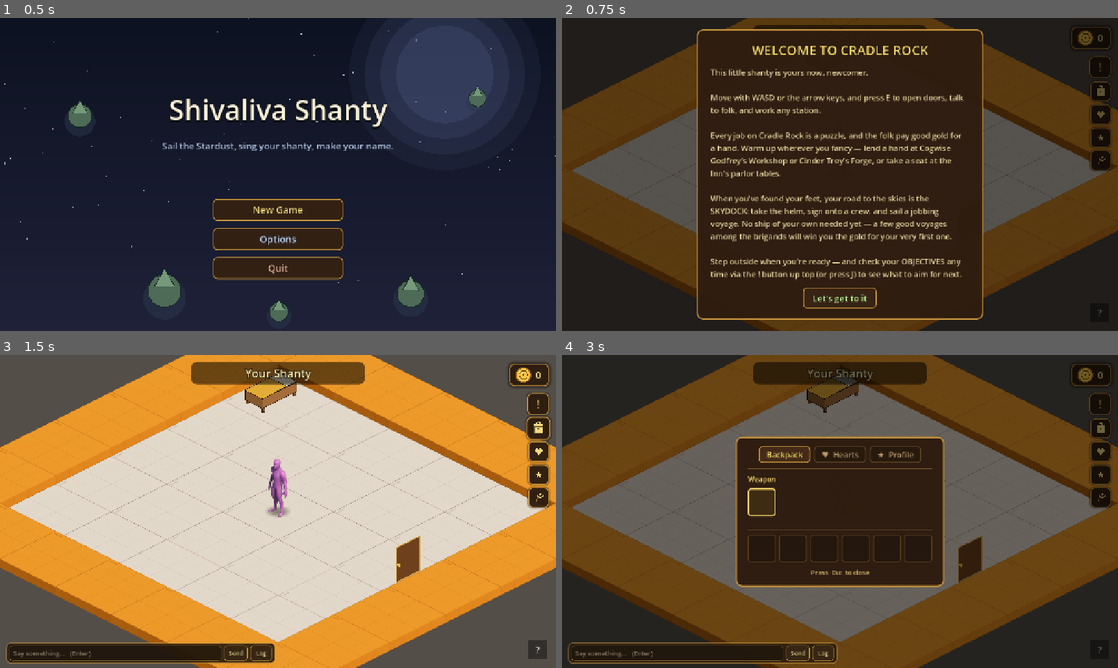
Above: before the commit, frames 1-4 (two rows, left to right).
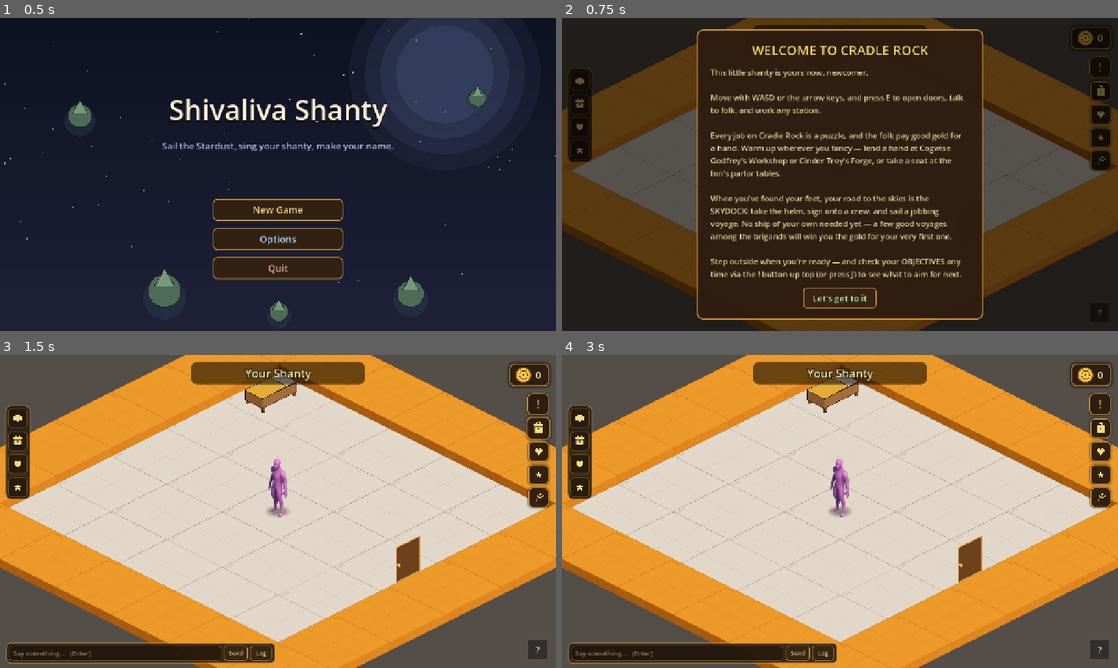
Above: after the commit, the same moments.

Repository: TairoyZone/shivaliva-shanty
Game: Godot game, scene res://main.tscn
The game is run twice, just before and just after one commit, with the same random seed, the same clock (stepped at 60 frames per second) and the same inputs.
Inputs (mouse positions are in pixels of both pictures, inside the frame that each line leads up to):
- Up to frame 1 (0.5 s): no input
- Up to frame 2 (0.75 s): click "New Game" at 0.5 s
- Up to frame 3 (1.5 s): click "Let's get to it" at 1.25 s
- Up to frame 4 (3 s): click (1101, 426) at 2.02 s; click (1101, 452) at 2.77 s

Frame 1 is identical in both runs. In frame 2, 0.9% of the frame differs, in the area x 1-6%, y 16-46%; in frame 3, 1.3%; in frame 4, 96%, in the area x 0-100%, y 0-100%.

Commit message:
feat(ui): foldable left user panel — tab rail (Tutorial/Backpack/Hearts/Profile) + fold mechanic
Evolved InventoryPanel into the YPP-style foldable side panel (researched from YPPedia):
- A left-edge icon TAB RAIL (always visible): 📖 Tutorial · 🎒 Backpack · ♥ Hearts · ★ Profile (new book glyph).
- Click a tab to open the content pane (docked left, fades in); click the OPEN tab — or Esc / the dim — to
  FOLD it away. One open at a time (the YPP 'click the open tab to minimise' mechanic).
- New TUTORIAL tab = a scrollable how-to LIBRARY sourced from PuzzleHelp (the '?' replacement, overworld).
- Reuses all the existing Backpack/weapon/Hearts/Profile content; keeps the open/close/toggle/is_open/
  current_tab API so the HUD wiring is untouched. Built ALONGSIDE the old quick-menu (removed next).
Verified: headless scan parses clean; save.cfg untouched.

Co-Authored-By: Claude Opus 4.8 (1M context) <noreply@anthropic.com>

Diff:
--- a/interface/inventory_panel/inventory_panel.gd
+++ b/interface/inventory_panel/inventory_panel.gd
@@ -1,16 +1,13 @@
-## The player's backpack overlay — a Stardew/Minecraft-style slot grid
-## that opens over the overworld. Reads [PlayerState.inventory] and
-## rebuilds its slot widgets on open + whenever the inventory changes.
+## The player's USER PANEL — a YPP "Sunshine-widget"-style foldable, tabbed side panel docked on the LEFT.
+## A vertical icon TAB RAIL (always on screen) opens a content pane: 📖 Tutorial · 🎒 Backpack · ♥ Hearts ·
+## ★ Profile. Click a tab to open it; click the OPEN tab (or Esc) to fold it away — only one open at a time
+## (the exact YPP fold mechanic). Researched from YPPedia (Troy 2026-06-07; YPP docks right, we dock left).
 ##
-## Lives inside the [HUD] CanvasLayer (so it inherits the HUD's
-## hide-in-puzzle behavior and never shows during a minigame). The HUD
-## owns the open/close input (the "I" key + a bag button) and calls
-## [method open] / [method close] / [method toggle]; this script just
-## renders the contents and handles its own dim + close button.
+## Still named InventoryPanel / class InventoryPanel so the HUD's existing wiring (open / close / toggle /
+## is_open / current_tab) keeps working. Lives inside the [HUD] CanvasLayer (so the rail shows in the
+## overworld + hides in puzzles with the rest of the HUD; in-puzzle tutorials are handled by [PuzzleScene]).
 ##
-## Built entirely in code (no .tscn layout) because the slot grid is
-## dynamic — it rebuilds to match [member PlayerState.inventory_capacity],
-## which grows when the player buys backpack upgrades.
+## Built entirely in code — the slot grid is dynamic (rebuilds to [member PlayerState.inventory_capacity]).
 @tool
 class_name InventoryPanel
 extends Control
@@ -20,12 +17,20 @@
 const SLOT_SEP : float = 8.0
 const COLS : int = 6   # slots per row in the grid
 
-const COLOR_DIM : Color = Color(0, 0, 0, 0.55)
+const COLOR_DIM : Color = Color(0, 0, 0, 0.5)
 const COLOR_SLOT_BG : Color = Color(0.14, 0.09, 0.05, 1.0)
 const COLOR_SLOT_BORDER : Color = Color(0.55, 0.38, 0.18, 1.0)
 const COLOR_SLOT_EMPTY_BORDER : Color = Color(0.34, 0.24, 0.12, 1.0)
 const COLOR_TITLE : Color = Color(0.98, 0.86, 0.42, 1.0)
 const COLOR_COUNT : Color = Color(1.0, 0.95, 0.78, 1.0)
+
+## The left tab rail, top→down. Each: tab id · MenuGlyph kind · hover tip.
+const RAIL_TABS : Array = [
+	{"tab": "tutorial", "glyph": "book", "tip": "Tutorials — how to play"},
+	{"tab": "items", "glyph": "bag", "tip": "Backpack — your items  (E)"},
+	{"tab": "relationships", "glyph": "heart", "tip": "Hearties — your bonds with the cast  (R)"},
+	{"tab": "profile", "glyph": "star", "tip": "Profile — your rank, trophies, and skills"},
+]
 
 
 var _dim : ColorRect
@@ -34,28 +39,24 @@
 var _items_page : VBoxContainer
 var _weapon_bar : HBoxContainer
 var _grid : GridContainer
-## The Hearts tab — a [RelationshipsView] embedded as a second tab (the
-## Stardew-style social page).
+## The Hearts tab — a [RelationshipsView] (Stardew-style social page).
 var _hearts_view : RelationshipsView
-## The Profile tab — a [ProfileView] (character page: rank, reputation,
-## fleet, avatar, trophies, and per-puzzle mastery standings).
+## The Profile tab — a [ProfileView] (rank, reputation, fleet, trophies, mastery standings).
 var _profile_view : ProfileView
-var _tab_items : Button
-var _tab_hearts : Button
-var _tab_profile : Button
-## "items" (the backpack grid), "relationships" (hearts), or "profile"
-## (standings).
+## The Tutorial tab — a help library (every puzzle's how-to, from [PuzzleHelp]).
+var _tutorial_page : Control
+var _rail_buttons : Dictionary = {}   # tab id → its rail Button (for active-state styling)
+## "tutorial" / "items" / "relationships" / "profile".
 var _current_tab : String = "items"
-var _is_open : bool = false
+var _is_open : bool = false           # is the content pane EXPANDED (the rail is always visible)
 
 
 func _ready() -> void:
 
-	# Cover the whole screen (so the centered window's 0.5 anchors center
-	# on the full viewport); start hidden.
+	# Cover the whole screen (the dim + the left-docked window anchor within it); the rail shows always
+	# (the panel node rides the HUD's visibility), the pane stays folded until a tab is clicked.
 	set_anchors_preset(Control.PRESET_FULL_RECT)
 	mouse_filter = Control.MOUSE_FILTER_IGNORE
-	visible = false
 	_build_skeleton()
 	if not Engine.is_editor_hint():
 		PlayerState.inventory_changed.connect(_on_inventory_changed)
@@ -63,47 +64,38 @@
 
 func _build_skeleton() -> void:
 
-	# Dim backdrop — eats mouse so clicks don't fall through to the world.
+	# Dim backdrop — only while the pane is OPEN; a click on it folds the panel.
 	_dim = ColorRect.new()
 	_dim.color = COLOR_DIM
 	_dim.anchor_right = 1.0
 	_dim.anchor_bottom = 1.0
 	_dim.mouse_filter = Control.MOUSE_FILTER_STOP
+	_dim.visible = false
+	_dim.gui_input.connect(_on_dim_input)
 	add_child(_dim)
-	# Centered walnut/brass window.
+
+	# Left-docked content window (hidden until a tab opens). Anchored top-left, just right of the rail,
+	# grows to fit its page (so the wide Hearts/Profile views still fit).
 	_window = PanelContainer.new()
 	_window.add_theme_stylebox_override("panel", _window_style())
-	_window.anchor_left = 0.5
-	_window.anchor_top = 0.5
-	_window.anchor_right = 0.5
-	_window.anchor_bottom = 0.5
-	_window.grow_horizontal = Control.GROW_DIRECTION_BOTH
-	_window.grow_vertical = Control.GROW_DIRECTION_BOTH
+	_window.anchor_left = 0.0
+	_window.anchor_top = 0.0
+	_window.offset_left = 78.0
+	_window.offset_top = 60.0
+	_window.grow_horizontal = Control.GROW_DIRECTION_END
+	_window.grow_vertical = Control.GROW_DIRECTION_END
+	_window.visible = false
 	add_child(_window)
+
 	var vbox : VBoxContainer = VBoxContainer.new()
 	vbox.add_theme_constant_override("separation", 12)
 	_window.add_child(vbox)
-	# Tab bar — Backpack / Hearts (the Stardew unified-menu pages).
-	var tabs : HBoxContainer = HBoxContainer.new()
-	tabs.add_theme_constant_override("separation", 8)
-	tabs.alignment = BoxContainer.ALIGNMENT_CENTER
-	vbox.add_child(tabs)
-	_tab_items = _make_tab_button("Backpack")
-	_tab_items.pressed.connect(_switch_tab.bind("items"))
-	tabs.add_child(_tab_items)
-	_tab_hearts = _make_tab_button("♥  Hearts")
-	_tab_hearts.pressed.connect(_switch_tab.bind("relationships"))
-	tabs.add_child(_tab_hearts)
-	_tab_profile = _make_tab_button("★  Profile")
-	_tab_profile.pressed.connect(_switch_tab.bind("profile"))
-	tabs.add_child(_tab_profile)
-	# Divider.
-	var rule : ColorRect = ColorRect.new()
-	rule.color = Color(0.55, 0.38, 0.18, 1.0)
-	rule.custom_minimum_size = Vector2(0, 2)
-	vbox.add_child(rule)
-	# Items page — a WEAPON equip bar (your boarding weapon, YPP-style) above the
-	# backpack slot grid. Both toggle together with the "items" tab.
+
+	# Tutorial page — a scrollable how-to library (the "?" replacement).
+	_tutorial_page = _build_tutorial_page()
+	vbox.add_child(_tutorial_page)
+
+	# Items page — a WEAPON equip bar above the backpack slot grid.
 	_items_page = VBoxContainer.new()
 	_items_page.add_theme_constant_override("separation", 10)
 	vbox.add_child(_items_page)
@@ -119,98 +111,164 @@
 	wrule.color = Color(0.40, 0.28, 0.14, 0.8)
 	wrule.custom_minimum_size = Vector2(0, 2)
 	_items_page.add_child(wrule)
-	# The backpack slot grid.
 	_grid = GridContainer.new()
 	_grid.columns = COLS
 	_grid.add_theme_constant_override("h_separation", int(SLOT_SEP))
 	_grid.add_theme_constant_override("v_separation", int(SLOT_SEP))
 	_items_page.add_child(_grid)
-	# Hearts page — the relationships view (hidden until its tab is picked).
+
+	# Hearts + Profile pages (hidden until their tab is picked).
 	_hearts_view = RelationshipsView.new()
 	_hearts_view.visible = false
 	vbox.add_child(_hearts_view)
-	# Profile page — the character/standings view (hidden until its tab is picked).
 	_profile_view = ProfileView.new()
 	_profile_view.visible = false
 	vbox.add_child(_profile_view)
+
 	# Hint line.
 	var hint : Label = Label.new()
-	hint.text = "Press  Esc  to close"
-	hint.add_theme_font_size_override("font_size", 15)
+	hint.text = "Click the tab again, or press  Esc,  to close"
+	hint.add_theme_font_size_override("font_size", 14)
 	hint.add_theme_color_override("font_color", Color(0.8, 0.68, 0.42, 1.0))
 	hint.horizontal_alignment = HORIZONTAL_ALIGNMENT_CENTER
 	vbox.add_child(hint)
-	# (Options + Quit to Title moved OUT of the backpack to the ESC PAUSE MENU, Troy 2026-06-07 — see
-	# interface/pause_menu/pause_menu.gd. The bag is now purely items/hearts/profile.)
-	_update_tab_styles()
+
+	# The RAIL last, so it draws on top of the dim and stays clickable while the pane is open.
+	_build_rail()
+	_update_rail_styles()
+
+
+# The always-visible left tab rail — a slim brass strip of icon buttons.
+func _build_rail() -> void:
+
+	var holder : PanelContainer = PanelContainer.new()
+	holder.add_theme_stylebox_override("panel", _rail_bg_style())
+	holder.anchor_left = 0.0
+	holder.anchor_top = 0.0
+	holder.offset_left = 12.0
+	holder.offset_top = 116.0
+	holder.grow_horizontal = Control.GROW_DIRECTION_END
+	holder.grow_vertical = Control.GROW_DIRECTION_END
+	add_child(holder)
+	var col : VBoxContainer = VBoxContainer.new()
+	col.add_theme_constant_override("separation", 7)
+	holder.add_child(col)
+	for def in RAIL_TABS:
+		var btn : Button = _make_rail_button(String(def["glyph"]), String(def["tab"]), String(def["tip"]))
+		_rail_buttons[String(def["tab"])] = btn
+		col.add_child(btn)
+
+
+func _make_rail_button(glyph: String, tab: String, tip: String) -> Button:
+
+	var btn : Button = Button.new()
+	btn.custom_minimum_size = Vector2(46.0, 46.0)
+	btn.tooltip_text = tip
+	btn.focus_mode = Control.FOCUS_NONE
+	btn.mouse_filter = Control.MOUSE_FILTER_STOP
+	var icon : MenuGlyph = MenuGlyph.new()
+	icon.kind = glyph
+	icon.set_anchors_preset(Control.PRESET_FULL_RECT)
+	icon.mouse_filter = Control.MOUSE_FILTER_IGNORE
+	btn.add_child(icon)
+	btn.pressed.connect(_on_rail_pressed.bind(tab))
+	return btn
+
+
+# Click a rail tab: open it — or FOLD if it's already the open one (the YPP "click the open tab" mechanic).
+func _on_rail_pressed(tab: String) -> void:
+
+	ChatBox.drop_focus()
+	if _is_open and _current_tab == tab:
+		close()
+	else:
+		open(tab)
+
+
+func _build_tutorial_page() -> Control:
+
+	var scroll : ScrollContainer = ScrollContainer.new()
+	scroll.horizontal_scroll_mode = ScrollContainer.SCROLL_MODE_DISABLED
+	scroll.custom_minimum_size = Vector2(540.0, 392.0)
+	scroll.visible = false
+	var col : VBoxContainer = VBoxContainer.new()
+	col.add_theme_constant_override("separation", 14)
+	col.size_flags_horizontal = Control.SIZE_EXPAND_FILL
+	scroll.add_child(col)
+	var head : Label = Label.new()
+	head.text = "How to play"
+	head.add_theme_font_size_override("font_size", 22)
+	head.add_theme_color_override("font_color", COLOR_TITLE)
+	col.add_child(head)
+	for entry in PuzzleHelp.TUTORIALS:
+		var title : Label = Label.new()
+		title.text = String(entry["title"])
+		title.add_theme_font_size_override("font_size", 17)
+		title.add_theme_color_override("font_color", Color(0.96, 0.80, 0.46, 1.0))
+		col.add_child(title)
+		var body : Label = Label.new()
+		body.text = String(entry["body"])
+		body.add_theme_font_size_override("font_size", 14)
+		body.add_theme_color_override("font_color", Color(0.92, 0.86, 0.74, 1.0))
+		body.autowrap_mode = TextServer.AUTOWRAP_WORD
+		body.custom_minimum_size = Vector2(500.0, 0.0)
+		col.add_child(body)
+	return scroll
 
 
 func _window_style() -> StyleBoxFlat:
 
 	var s : StyleBoxFlat = StyleBoxFlat.new()
 	s.bg_color = Color(0.18, 0.11, 0.06, 0.98)
-	s.border_color = Color(0.78, 0.58, 0.24, 1.0)
-	s.border_width_left = 3
-	s.border_width_top = 3
-	s.border_width_right = 3
-	s.border_width_bottom = 3
-	s.corner_radius_top_left = 14
-	s.corner_radius_top_right = 14
-	s.corner_radius_bottom_right = 14
-	s.corner_radius_bottom_left = 14
-	s.content_margin_left = 28
-	s.content_margin_right = 28
-	s.content_margin_top = 22
-	s.content_margin_bottom = 22
+	s.border_color = Palette.BRASS_FRAME
+	s.set_border_width_all(3)
+	s.set_corner_radius_all(14)
+	s.content_margin_left = 24
+	s.content_margin_right = 24
+	s.content_margin_top = 20
+	s.content_margin_bottom = 20
 	return s
 
 
-# --- Tabs ------------------------------------------------------------
-
-func _make_tab_button(text: String) -> Button:
-
-	var btn : Button = Button.new()
-	btn.text = text
-	btn.focus_mode = Control.FOCUS_NONE
-	btn.add_theme_font_size_override("font_size", 18)
-	btn.add_theme_color_override("font_outline_color", Color(0, 0, 0, 0.85))
-	btn.add_theme_constant_override("outline_size", 3)
-	return btn
-
-
-func _update_tab_styles() -> void:
-
-	_style_tab(_tab_items, _current_tab == "items")
-	_style_tab(_tab_hearts, _current_tab == "relationships")
-	_style_tab(_tab_profile, _current_tab == "profile")
-
-
-func _style_tab(btn: Button, active: bool) -> void:
+func _rail_bg_style() -> StyleBoxFlat:
+
+	var s : StyleBoxFlat = StyleBoxFlat.new()
+	s.bg_color = Color(0.16, 0.11, 0.06, 0.90)
+	s.border_color = Color(Palette.BRASS_FRAME.r, Palette.BRASS_FRAME.g, Palette.BRASS_FRAME.b, 0.6)
+	s.set_border_width_all(2)
+	s.set_corner_radius_all(12)
+	s.set_content_margin_all(6)
+	return s
+
+
+# --- Rail styling ----------------------------------------------------
+
+func _update_rail_styles() -> void:
+
+	for tab in _rail_buttons:
+		var active : bool = _is_open and _current_tab == tab
+		_style_rail_button(_rail_buttons[tab], active)
+
+
+func _style_rail_button(btn: Button, active: bool) -> void:
 
 	if btn == null:
 		return
-	btn.add_theme_color_override("font_color",
-		COLOR_TITLE if active else Color(0.72, 0.60, 0.42, 1.0))
 	for state in ["normal", "hover", "pressed"]:
 		var s : StyleBoxFlat = StyleBoxFlat.new()
-		s.bg_color = Color(0.27, 0.17, 0.09, 1.0) if active else Color(0.15, 0.10, 0.05, 0.85)
-		s.border_color = Color(0.78, 0.58, 0.24, 1.0) if active else Color(0.40, 0.30, 0.16, 0.8)
-		s.border_width_left = 2
-		s.border_width_top = 2
-		s.border_width_right = 2
-		s.border_width_bottom = 2
-		s.corner_radius_top_left = 8
-		s.corner_radius_top_right = 8
-		s.corner_radius_bottom_right = 8
-		s.corner_radius_bottom_left = 8
-		s.content_margin_left = 18
-		s.content_margin_right = 18
-		s.content_margin_top = 6
-		s.content_margin_bottom = 6
+		var bg : Color = Color(0.27, 0.17, 0.09, 1.0) if active else Color(0.15, 0.10, 0.05, 0.85)
+		if state == "hover":
+			bg = bg.lightened(0.10)
+		elif state == "pressed":
+			bg = bg.darkened(0.10)
+		s.bg_color = bg
+		s.border_color = Palette.BRASS_FRAME if active else Color(0.40, 0.30, 0.16, 0.85)
+		s.set_border_width_all(2)
+		s.set_corner_radius_all(9)
 		btn.add_theme_stylebox_override(state, s)
 
 
-# --- Open / close ----------------------------------------------------
+# --- Open / close (fold) ---------------------------------------------
 
 func is_open() -> bool:
 
@@ -219,9 +277,18 @@
 
 func open(tab : String = "items") -> void:
 
+	var was_open : bool = _is_open
 	_is_open = true
-	visible = true
 	_switch_tab(tab)
+	_dim.visible = true
+	_window.visible = true
+	if not was_open:
+		# Fade the pane in (animate-everything; the rail itself never blinks).
+		_dim.modulate.a = 0.0
+		_window.modulate.a = 0.0
+		var tw : Tween = create_tween().set_parallel(true)
+		tw.tween_property(_dim, "modulate:a", 1.0, 0.12)
+		tw.tween_property(_window, "modulate:a", 1.0, 0.14).set_trans(Tween.TRANS_QUAD).set_ease(Tween.EASE_OUT)
 
 
 func close() -> void:
@@ -229,7 +296,20 @@
 	if not _is_open:
 		return
 	_is_open = false
-	visible = false
+	_update_rail_styles()
+	var tw : Tween = create_tween()
+	tw.set_parallel(true)
+	tw.tween_property(_dim, "modulate:a", 0.0, 0.10)
+	tw.tween_property(_window, "modulate:a", 0.0, 0.12)
+	tw.set_parallel(false)
+	tw.tween_callback(_hide_pane_if_closed)
+
+
+func _hide_pane_if_closed() -> void:
+
+	if not _is_open:
+		_dim.visible = false
+		_window.visible = false
 
 
 func toggle() -> void:
@@ -245,19 +325,26 @@
 	return _current_tab
 
 
-# Switch page ("items" / "relationships" / "profile"): show it, restyle the
-# tabs, refresh.
+# Switch page: show it, restyle the rail, refresh.
 func _switch_tab(tab: String) -> void:
 
 	_current_tab = tab
+	if _tutorial_page != null:
+		_tutorial_page.visible = (tab == "tutorial")
 	if _items_page != null:
 		_items_page.visible = (tab == "items")
 	if _hearts_view != null:
 		_hearts_view.visible = (tab == "relationships")
 	if _profile_view != null:
 		_profile_view.visible = (tab == "profile")
-	_update_tab_styles()
+	_update_rail_styles()
 	_refresh()
+
+
+func _on_dim_input(event: InputEvent) -> void:
+
+	if event is InputEventMouseButton and event.pressed:
+		close()
 
 
 # --- Contents --------------------------------------------------------
@@ -268,9 +355,11 @@
 		_refresh()
 
 
-# Refresh the active page — the slot grid, the hearts view, or the standings.
+# Refresh the active page — the slot grid, the hearts view, the standings (tutorial is static).
 func _refresh() -> void:
 
+	if _current_tab == "tutorial":
+		return
 	if _current_tab == "relationships":
 		if _hearts_view != null:
 			_hearts_view.refresh()
@@ -303,15 +392,8 @@
 	panel.add_theme_stylebox_override("panel", _slot_style(filled))
 	if not filled:
 		return panel
-	# Icon — FULL_RECT-anchored inside the slot with a small inset so it
-	# tracks the panel's actual rect (the GridContainer sizes the panel to
-	# SLOT_SIZE). WoodIcon._draw centers its disc within whatever rect it
-	# gets, so this yields a centered icon. Manual position() doesn't work
-	# here because the panel has no size until the grid lays it out.
 	var icon : Control = _make_item_icon(String(slot["id"]))
 	if icon != null:
-		# Symmetric inset → the icon is CENTERED in the slot. The count
-		# overlays the bottom-right corner on top of it (overlap is fine).
 		icon.set_anchors_preset(Control.PRESET_FULL_RECT)
 		icon.offset_left = 8.0
 		icon.offset_top = 8.0
@@ -319,7 +401,6 @@
 		icon.offset_bottom = -8.0
 		icon.mouse_filter = Control.MOUSE_FILTER_IGNORE
 		panel.add_child(icon)
-	# Count — also FULL_RECT-anchored, text aligned to the bottom-right.
 	var count : Label = Label.new()
 	count.text = str(int(slot["count"]))
 	count.add_theme_font_size_override("font_size", 15)
@@ -338,16 +419,14 @@
 	return panel
 
 
-# A Minecraft-style weapon equip slot: a SQUARE icon slot + a name below. The EQUIPPED
-# one is lit (gold border + brighter fill + ✓), like a selected hotbar slot. Click to
-# equip (what your boarding/duel attacks send). Switched here only, never mid-fight.
+# A Minecraft-style weapon equip slot: a SQUARE icon slot + a name below. The EQUIPPED one is lit (gold
+# border + brighter fill + ✓). Click to equip (what your boarding/duel attacks send). Switched here only.
 func _make_weapon_slot(weapon_id: String) -> Control:
 
 	var is_default : bool = weapon_id == SkirmishWeapon.DEFAULT_WEAPON   # fists = unarmed → an EMPTY slot
 	var equipped : bool = PlayerState.equipped_weapon == weapon_id
 	var cell : VBoxContainer = VBoxContainer.new()
 	cell.add_theme_constant_override("separation", 3)
-	# Square slot.
 	var panel : Panel = Panel.new()
 	panel.custom_minimum_size = Vector2(SLOT_SIZE, SLOT_SIZE)
 	var s : StyleBoxFlat = StyleBoxFlat.new()
@@ -371,7 +450,6 @@
 		icon.mouse_filter = Control.MOUSE_FILTER_IGNORE
 		panel.add_child(icon)
 	cell.add_child(panel)
-	# Name below — gold + ✓ when equipped.
 	var name_l : Label = Label.new()
 	name_l.text = "" if is_default else (("✓ %s" % SkirmishWeapon.display_name(weapon_id)) if equipped \
 		else SkirmishWeapon.display_name(weapon_id))
@@ -391,10 +469,7 @@
 		_refresh()
 
 
-# Per-item icon. Wood reuses the procedural [WoodIcon] (same art as the
-# old HUD pouch). The icon is sized by FULL_RECT anchors in _make_slot,
-# so we don't set a fixed size here — WoodIcon draws centered in whatever
-# rect it's given.
+# Per-item icon. Wood/ore reuse the procedural icons; unknown items get a placeholder swatch.
 func _make_item_icon(item_id: String) -> Control:
 
 	if item_id == PlayerState.ITEM_WOOD:
@@ -410,14 +485,7 @@
 
 	var s : StyleBoxFlat = StyleBoxFlat.new()
 	s.bg_color = COLOR_SLOT_BG
-	var border : Color = COLOR_SLOT_BORDER if filled else COLOR_SLOT_EMPTY_BORDER
-	s.border_color = border
-	s.border_width_left = 2
-	s.border_width_top = 2
-	s.border_width_right = 2
-	s.border_width_bottom = 2
-	s.corner_radius_top_left = 6
-	s.corner_radius_top_right = 6
-	s.corner_radius_bottom_right = 6
-	s.corner_radius_bottom_left = 6
+	s.border_color = COLOR_SLOT_BORDER if filled else COLOR_SLOT_EMPTY_BORDER
+	s.set_border_width_all(2)
+	s.set_corner_radius_all(6)
 	return s
--- a/interface/quick_menu/menu_glyph.gd
+++ b/interface/quick_menu/menu_glyph.gd
@@ -9,7 +9,7 @@
 const DARK : Color = Color(0.0, 0.0, 0.0, 0.55)
 const HANDLE : Color = Color(0.55, 0.38, 0.18, 1.0)
 
-@export_enum("bag", "heart", "star", "jobs") var kind : String = "bag":
+@export_enum("bag", "heart", "star", "jobs", "book") var kind : String = "bag":
 	set(value):
 		kind = value
 		queue_redraw()
@@ -27,6 +27,8 @@
 			_star(c)
 		"jobs":
 			_jobs(c)
+		"book":
+			_book(c)
 
 
 func _bag(c: Vector2) -> void:
@@ -64,3 +66,15 @@
 	draw_line(c + Vector2(-6.0, 8.0), c + Vector2(4.0, -8.0), HANDLE, 2.6)   # handle
 	draw_arc(c + Vector2(4.0, -8.0), 7.5, PI * 0.05, PI * 0.95, 12, GOLD, 2.4)   # head
 	draw_circle(c + Vector2(4.0, -8.0), 1.6, GOLD)   # collar
+
+
+func _book(c: Vector2) -> void:
+
+	# An open book (the Tutorials tab): two pages meeting at a central spine.
+	draw_colored_polygon(PackedVector2Array([
+		c + Vector2(-1.0, -7.0), c + Vector2(-1.0, 7.0), c + Vector2(-9.0, 5.0), c + Vector2(-9.0, -5.0)]), GOLD)
+	draw_colored_polygon(PackedVector2Array([
+		c + Vector2(1.0, -7.0), c + Vector2(1.0, 7.0), c + Vector2(9.0, 5.0), c + Vector2(9.0, -5.0)]), GOLD)
+	draw_line(c + Vector2(0.0, -7.0), c + Vector2(0.0, 7.0), DARK, 1.4)   # spine
+	draw_line(c + Vector2(-7.0, -2.0), c + Vector2(-2.5, -1.2), DARK, 1.0)
+	draw_line(c + Vector2(2.5, -1.2), c + Vector2(7.0, -2.0), DARK, 1.0)
